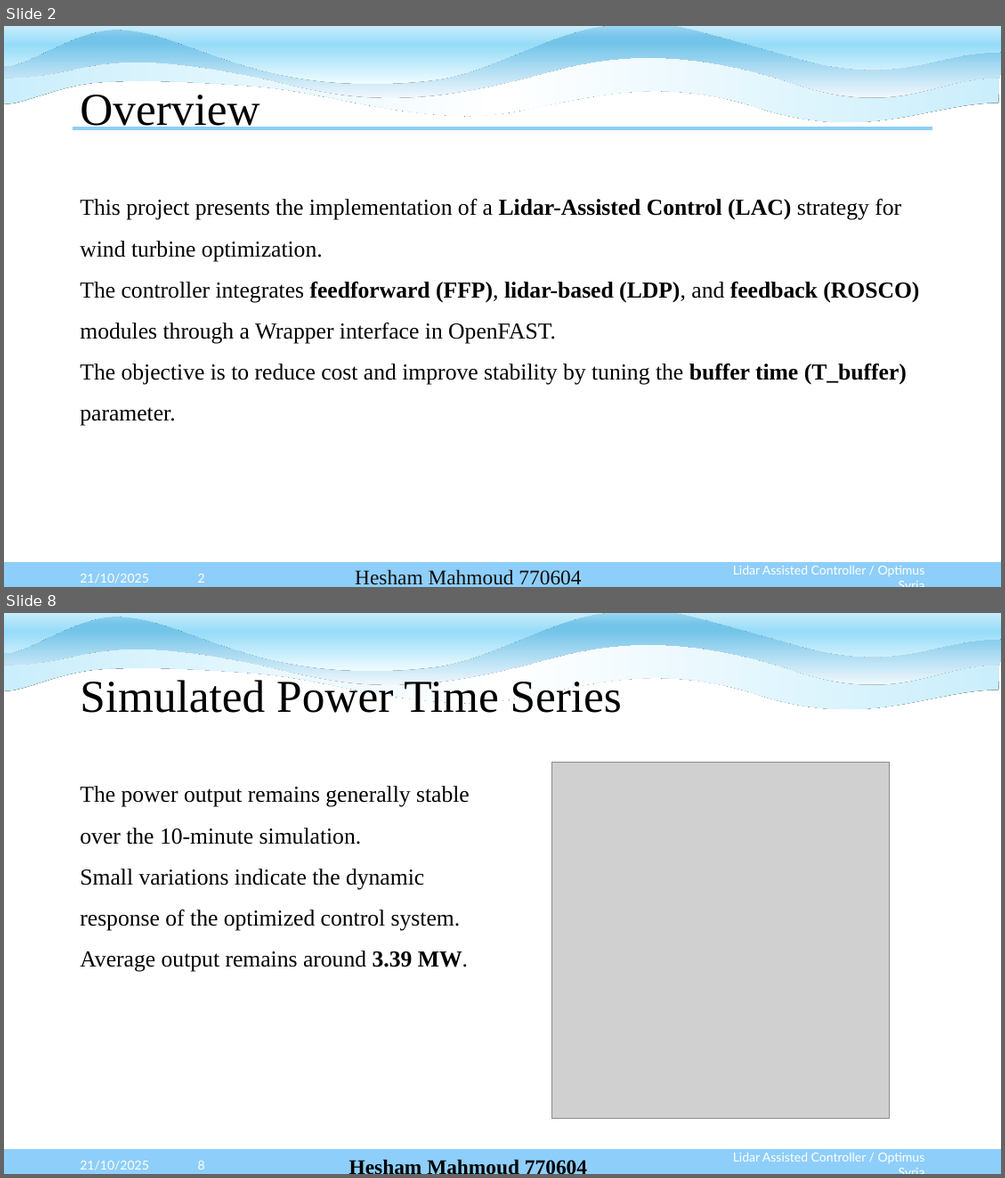
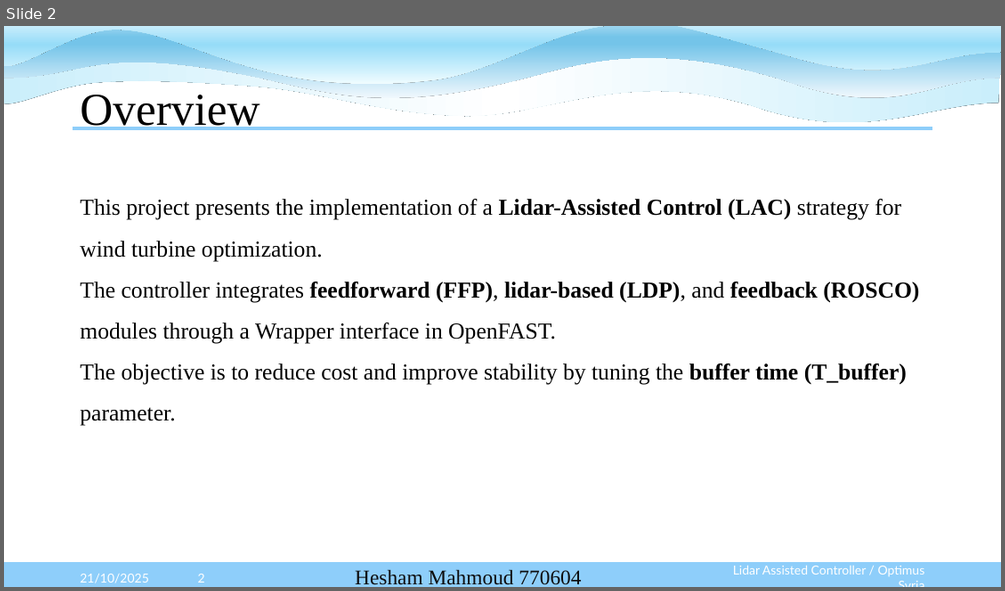
Before and after one commit to Karim-bakhtyar/Optimus-Syria-WEC, a slide deck: 3_Presentations/week 4/Week4 Lidar assisted control.pptx. Shown one above the other, each under a label of ours: slides 2 and 8 before the commit, slide 2 after it; the slides between them are not shown. The pictures are 1005x1178 and 1005x591 pixels, drawn with LibreOffice and Linux fonts; fonts in the diff are those of the drawing; grey boxes stand for pictures. Boxes give left, top, right and bottom in pixels: in the first picture for what was removed or moved away, otherwise in the second. Text is boxed around its words. In the diff, an @@ line names an element or a change of style, - is before the commit and + after.

```diff
--- a/3_Presentations/week 4/Week4 Lidar assisted control.pptx
+++ b/3_Presentations/week 4/Week4 Lidar assisted control.pptx
@@ slide 8 removed at <box>4,613,1001,1174</box>, background #FFFFFF; not listed: 7 template elements that a slide beside it also shows @@
@@ title removed at <box>80,675,622,713</box> @@
-Simulated Power Time Series
@@ picture removed at <box>552,763,889,1119</box> @@
@@ text removed at <box>80,786,469,972</box> @@
-The power output remains generally stable over the 10-minute simulation.
-Small variations indicate the dynamic response of the optimized control system.
-Average output remains around 3.39 MW.
@@ text removed at <box>80,1160,148,1170</box> @@
-21/10/2025
@@ page number removed at <box>198,1160,205,1169</box> @@
-8
@@ text removed at <box>349,1159,587,1174</box> @@
-Hesham Mahmoud 770604
@@ text removed at <box>733,1152,925,1163</box> @@
-Lidar Assisted Controller / Optimus Syria
```
Also in this commit, not shown: 2 slides changed, 5 slides added, 6 other slides removed.
